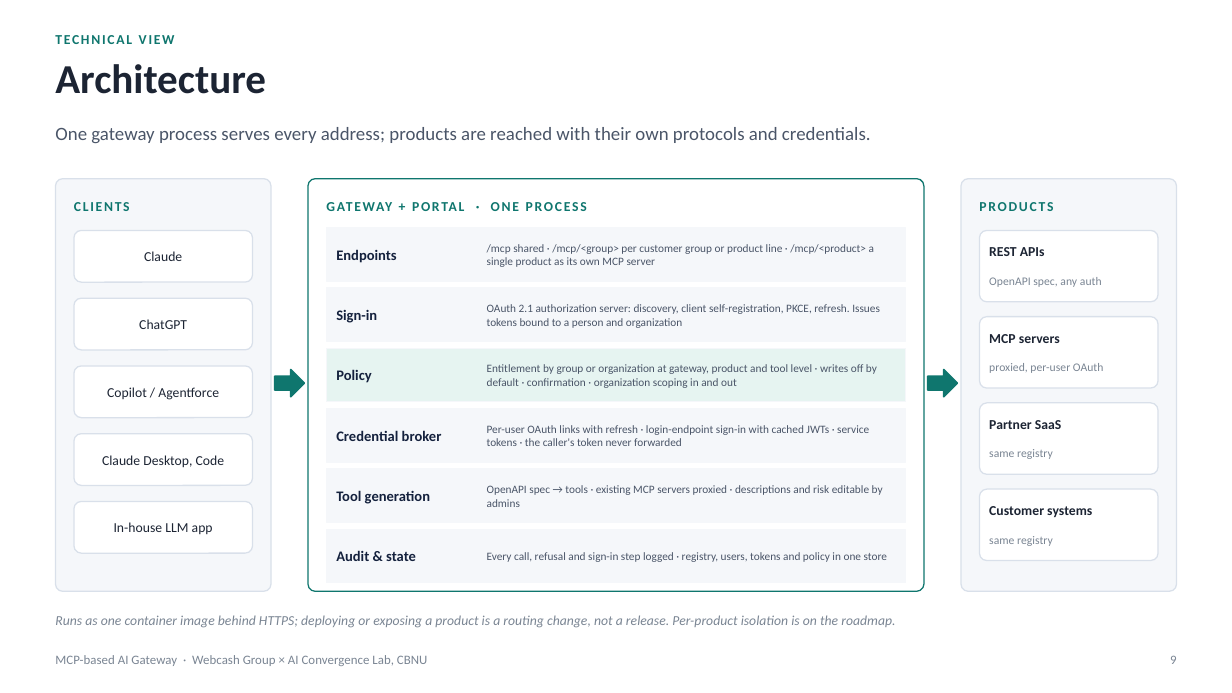
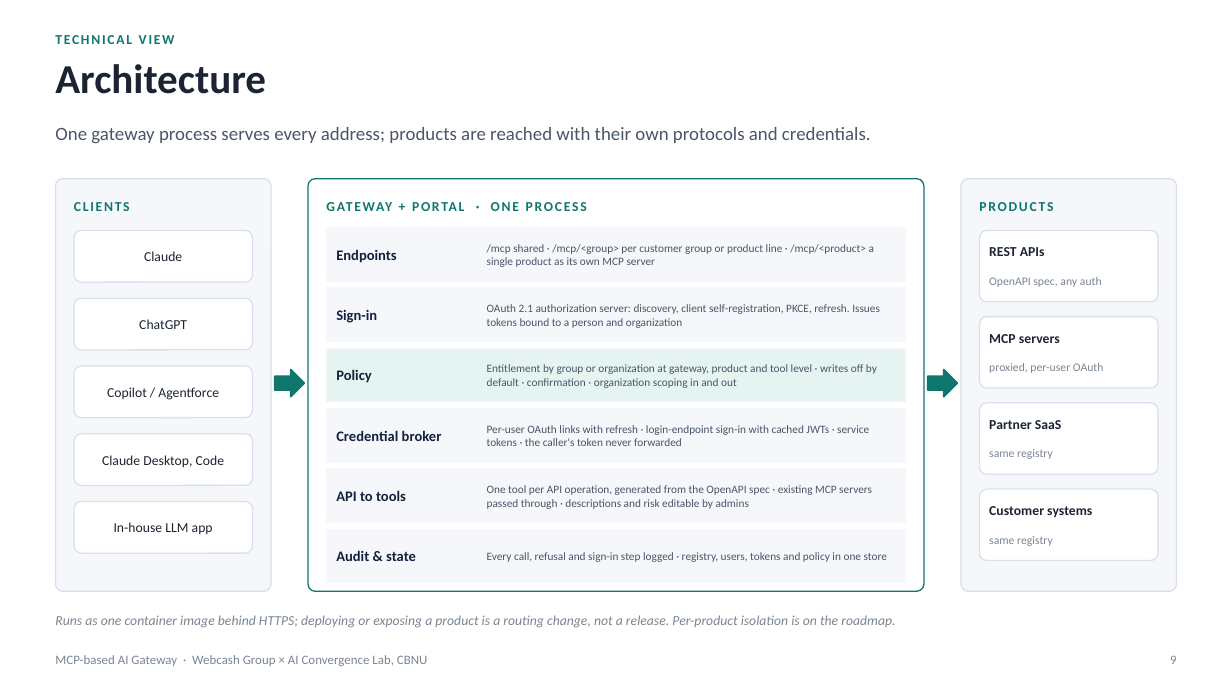
Before and after one commit to Chansokheang/MCP_Server_Portal, a slide deck: slide 9 of docs/webcash-ai-gateway-concept-visual.pptx. Drawn at 1232x693 pixels with LibreOffice and Linux fonts; fonts in the diff are those of the drawing. Boxes give left, top, right and bottom in pixels: in the first picture for what was removed or moved away, otherwise in the second. Text is boxed around its words. In the diff, an @@ line names an element or a change of style, - is before the commit and + after.

```diff
--- a/docs/webcash-ai-gateway-concept-visual.pptx
+++ b/docs/webcash-ai-gateway-concept-visual.pptx
@@ text at box(336, 490, 406, 501): text changed @@
-Tool generation
+API to tools
@@ text at box(487, 485, 872, 509): text changed @@
-OpenAPI spec → tools · existing MCP servers proxied · descriptions and risk editable by admins
+One tool per API operation, generated from the OpenAPI spec · existing MCP servers passed through · descriptions and risk editable by admins
```
Also in this commit, not shown: 1 other file.
